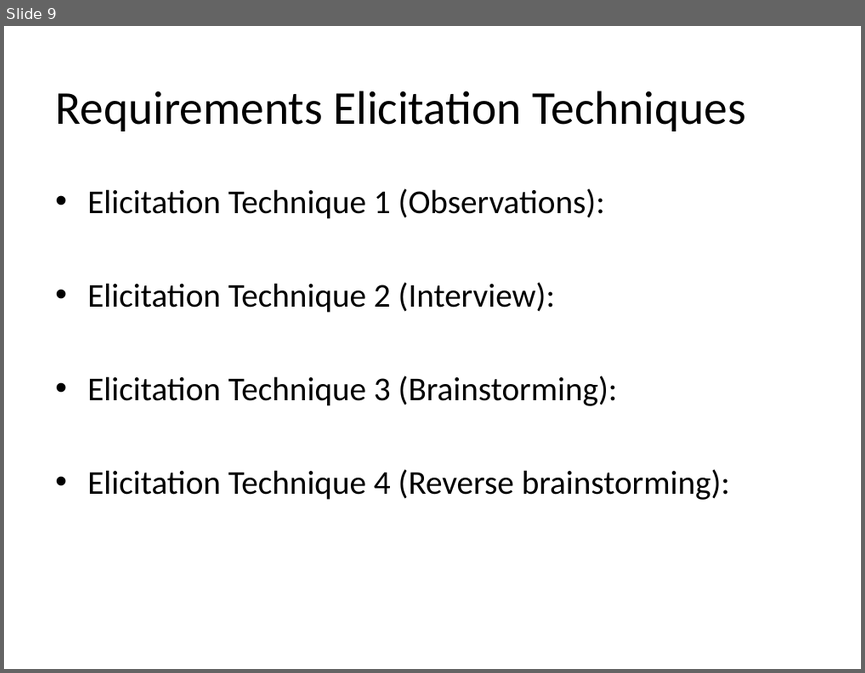
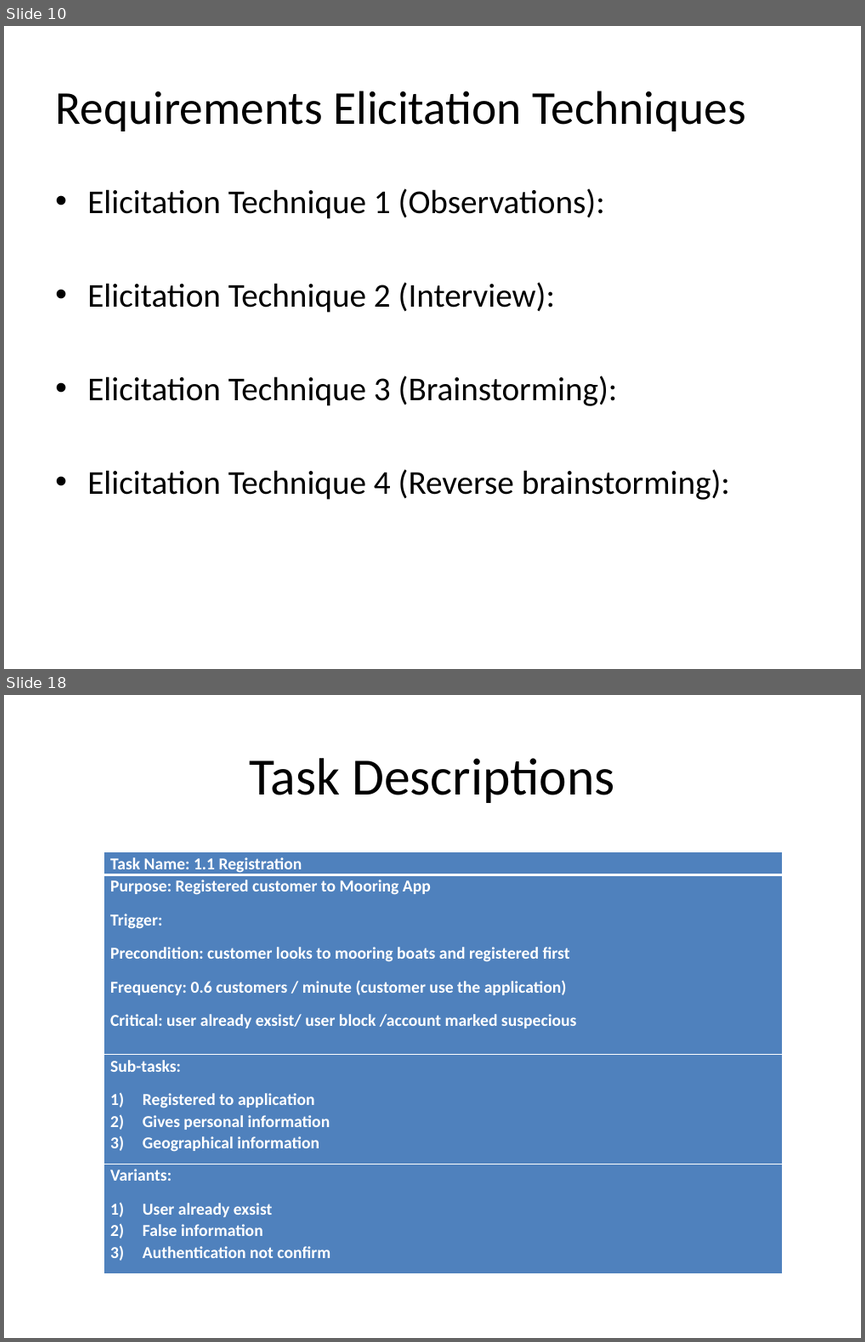
Before and after one commit to alihsn2010/REDocument, a slide deck: Software Requirement Engineering and product management.pptx. Shown one above the other, each under a label of ours: slide 9 before the commit, slides 10 and 18 after it; the slides between them are not shown. The pictures are 865x673 and 865x1342 pixels, drawn with LibreOffice and Linux fonts; fonts in the diff are those of the drawing. Boxes give left, top, right and bottom in pixels: in the first picture for what was removed or moved away, otherwise in the second. Text is boxed around its words. In the diff, an @@ line names an element or a change of style, - is before the commit and + after.

```diff
--- a/Software Requirement Engineering and product management.pptx
+++ b/Software Requirement Engineering and product management.pptx
@@ slide 18 added at [4, 695, 861, 1338], background #FFFFFF @@
@@ title added at [250, 758, 614, 803], 44 pt, text #000000 @@
+Task Descriptions
@@ table added at [104, 851, 783, 1273], 4 rows, 1 columns @@
+Task Name: 1.1 Registration
+Purpose: Registered customer to Mooring App / Trigger: / Precondition: customer looks to mooring boats and registered first / Frequency: 0.6 customers / minute (customer use the application) / Critical: user already exsist/ user block /account marked suspecious
+Sub-tasks: / Registered to application / Gives personal information / Geographical information
+Variants: / User already exsist / False information / Authentication not confirm
@@ what was slide 9 is now slide 10 @@
```
Also in this commit, not shown: 4 slides changed, 20 other slides added, 2 slides removed.
